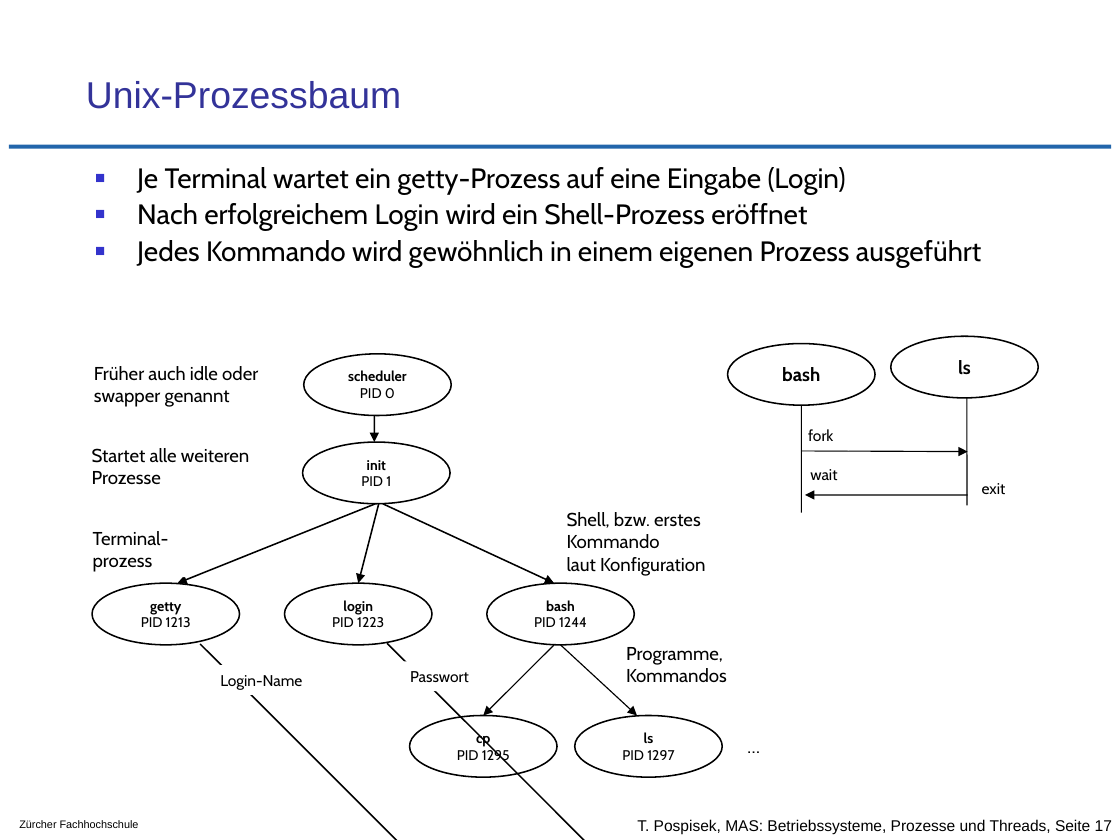
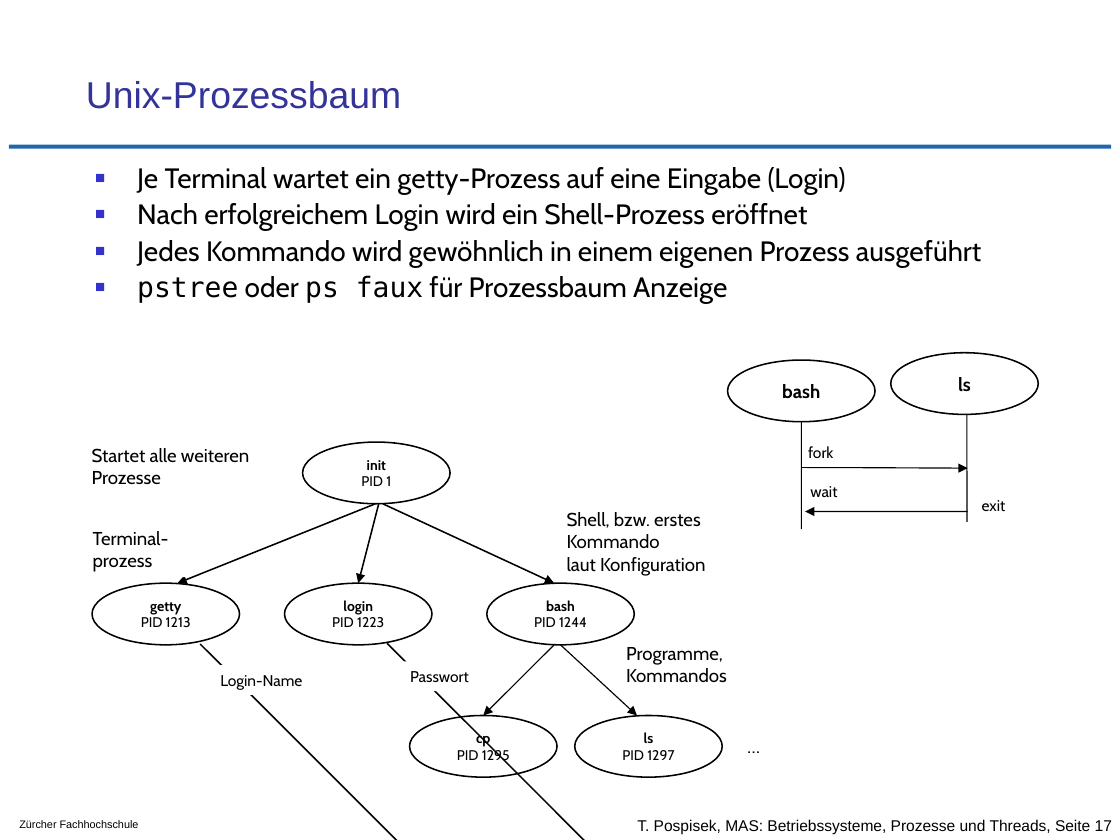
Before and after one commit to tpo/betriebssysteme, a slide deck: slide 17 of 05-2_Prozesse_und_Threads.odp. Drawn at 1120x840 pixels with LibreOffice and Linux fonts; fonts in the diff are those of the drawing; background and template pictures are left out. Boxes give left, top, right and bottom in pixels: in the first picture for what was removed or moved away, otherwise in the second. Text is boxed around its words. In the diff, an @@ line names an element or a change of style, - is before the commit and + after.

Commit message:
Prozesse und Threads Folien verschlankt
* Seite 18 "Unix-Prozessbaum – CentOS-Derivat": gelöscht,
  weitgehend redundant mit Seite 17.

* Seite 17 "Unix-Prozessbaum": "PID 0" Prozess gelöscht,
  kommt unter Linux nicht vor, frühere Unixe sind heute
  nur noch marginal relevant

* Seite 17 "Unix-Prozessbaum" "PID 0": pstree erwähnt

* diverse kleinere Korrekturen

```diff
--- a/05-2_Prozesse_und_Threads.odp
+++ b/05-2_Prozesse_und_Threads.odp
@@ text at (x1=137, y1=275, x2=727, y2=304): paragraph added @@
+■ pstree oder ps faux für Prozessbaum Anzeige
@@ ellipse removed at (x1=304, y1=354, x2=451, y2=416) @@
-scheduler PID 0
@@ text removed at (x1=94, y1=366, x2=258, y2=407) @@
-Früher auch idle oder
-swapper genannt
@@ arrow removed from (374, 416) to (374, 442) @@
@@ 3 texts, 2 ellipses, 2 arrows, 2 lines moved together from (x1=728, y1=336, x2=1038, y2=513) to (x1=728, y1=353, x2=1038, y2=529) @@
```
Also in this commit, not shown: 7 other slides changed, 1 slide removed, 1 other file.
